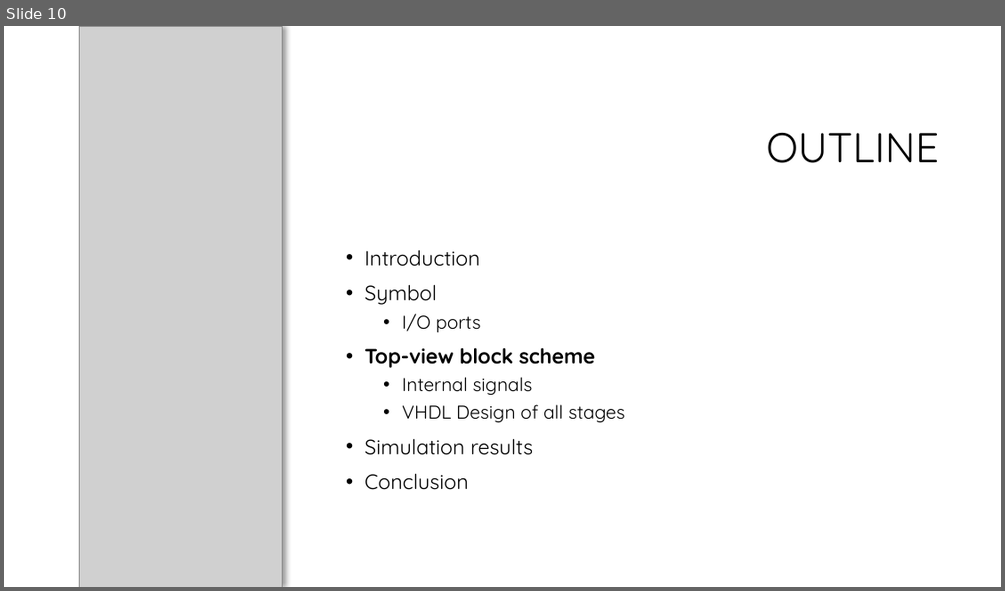
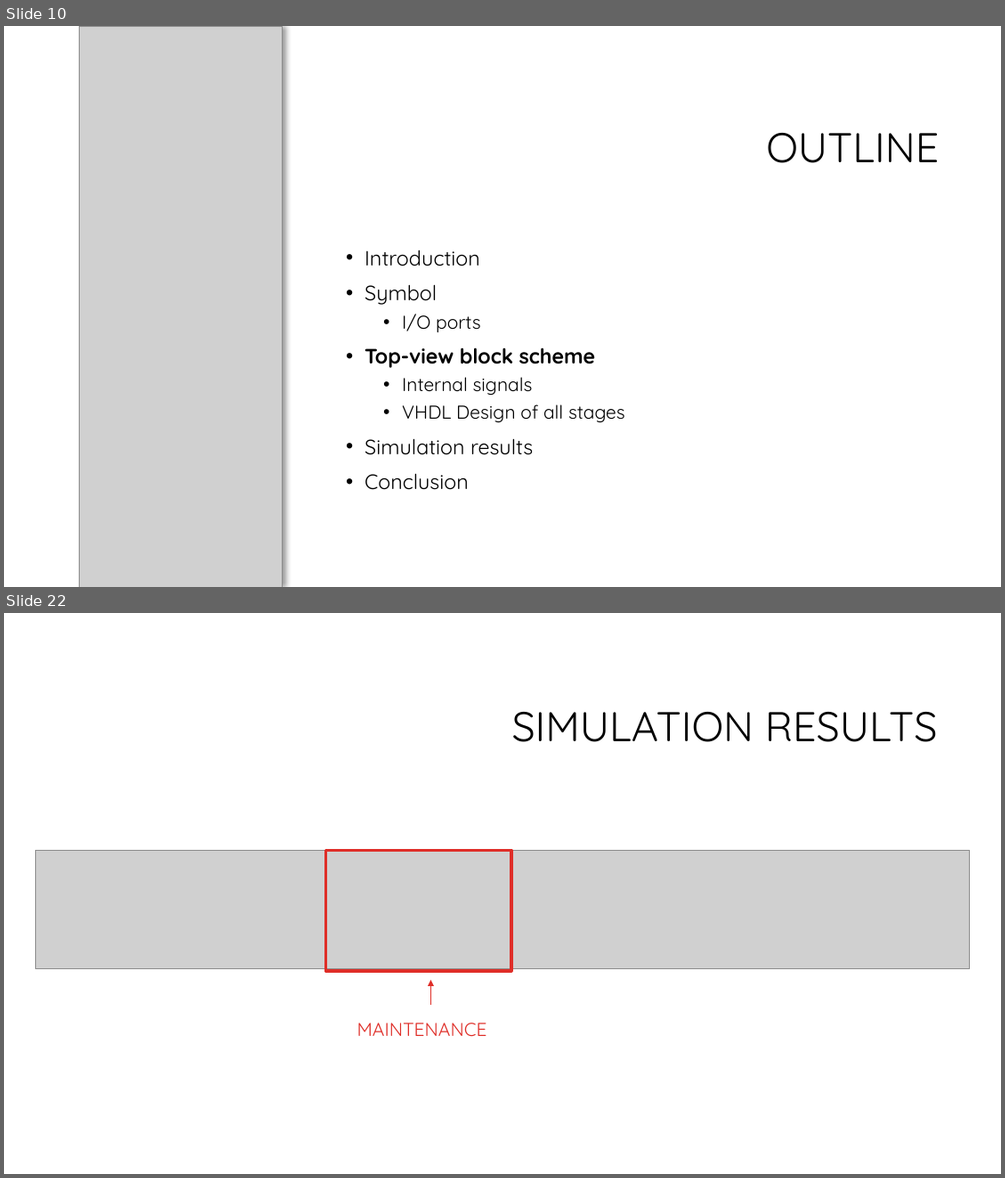
Before and after one commit to HopedWall/LightControlSystem, a slide deck: doc/Gruppo2_VincenziPorto.pptx. Shown one above the other, each under a label of ours: slide 10 before the commit, slides 10 and 22 after it; the slides between them are not shown. The pictures are 1005x591 and 1005x1178 pixels, drawn with LibreOffice and Linux fonts; fonts in the diff are those of the drawing; grey boxes stand for pictures; background and template pictures are left out. Boxes give left, top, right and bottom in pixels: in the first picture for what was removed or moved away, otherwise in the second. Text is boxed around its words. In the diff, an @@ line names an element or a change of style, - is before the commit and + after.

```diff
--- a/doc/Gruppo2_VincenziPorto.pptx
+++ b/doc/Gruppo2_VincenziPorto.pptx
@@ slide 22 added at <box>4,613,1001,1174</box>, background #FFFFFF @@
@@ title added at <box>512,712,938,742</box>, 40 pt, text #000000 @@
+SIMULATION RESULTS
@@ picture added at <box>35,850,971,968</box> @@
@@ rectangle added at <box>325,850,511,971</box>, outline #DF2E28 3 pt @@
@@ arrow added from (431, 1005) to (431, 980), #DF2E28 0.75 pt @@
@@ text added at <box>357,1022,487,1036</box>, 18 pt, text #DF2E28 @@
+MAINTENANCE
```
Also in this commit, not shown: 4 slides changed, 25 other slides added, 1 other file.
